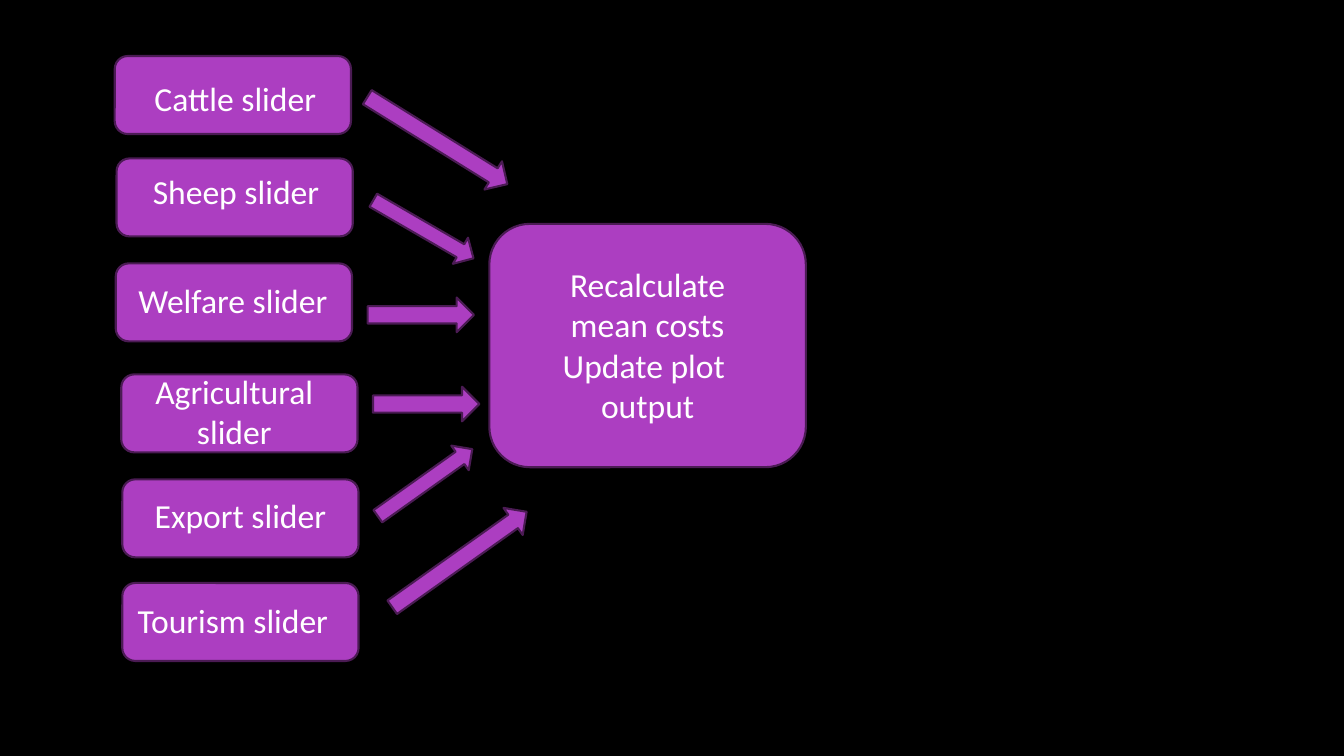
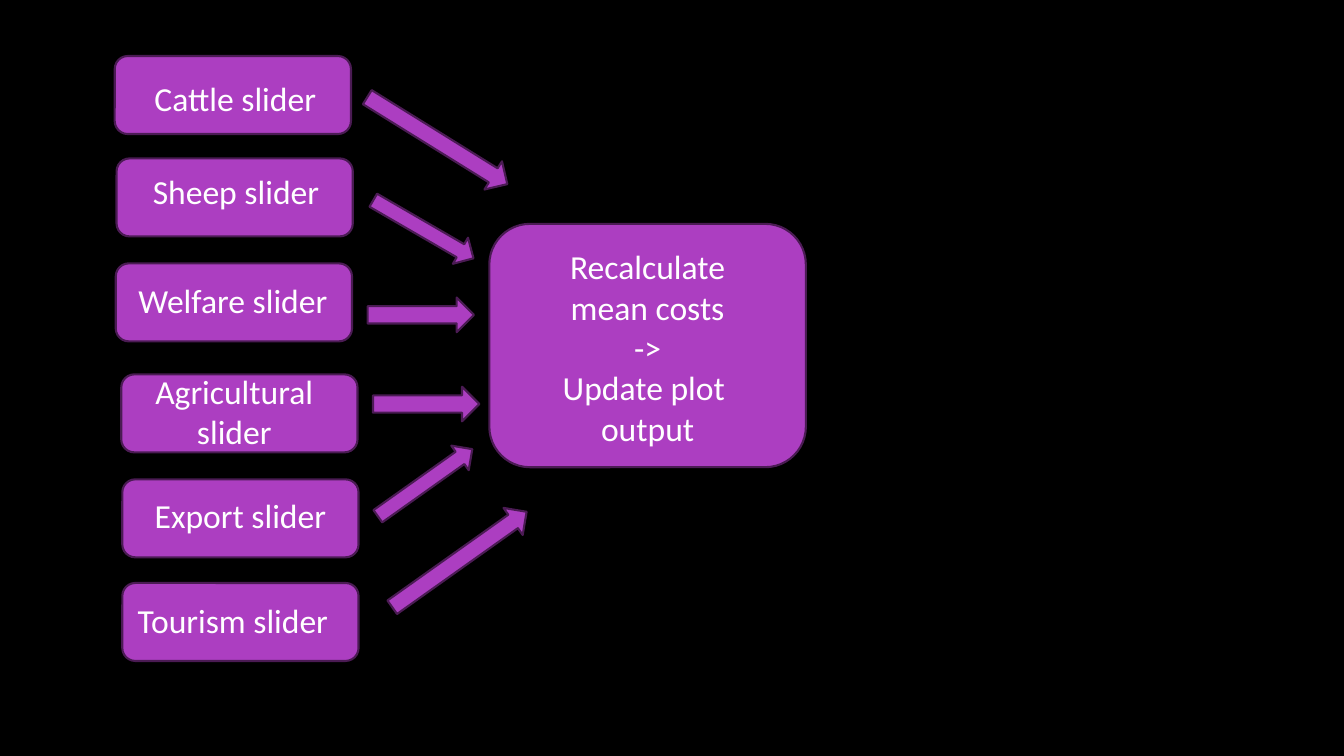
Before and after one commit to nabury/shiny-masterclass, a slide deck: slide 8 of Part 2/Slides part 2.pptx. Drawn at 1344x756 pixels with LibreOffice and Linux fonts; fonts in the diff are those of the drawing; background and template pictures are left out. Boxes give left, top, right and bottom in pixels: in the first picture for what was removed or moved away, otherwise in the second. Text is boxed around its words. In the diff, an @@ line names an element or a change of style, - is before the commit and + after.

```diff
--- a/Part 2/Slides part 2.pptx
+++ b/Part 2/Slides part 2.pptx
@@ text at box(563, 255, 725, 447): paragraph added @@
+->
@@ text "Recalculate mean costs": place and size @@
-text "Recalculate mean costs" at box(563, 273, 725, 424)
+text "Recalculate mean costs" at box(563, 255, 725, 447)
```
Also in this commit, not shown: 6 other slides changed, 4 slides added, 4 slides removed.
